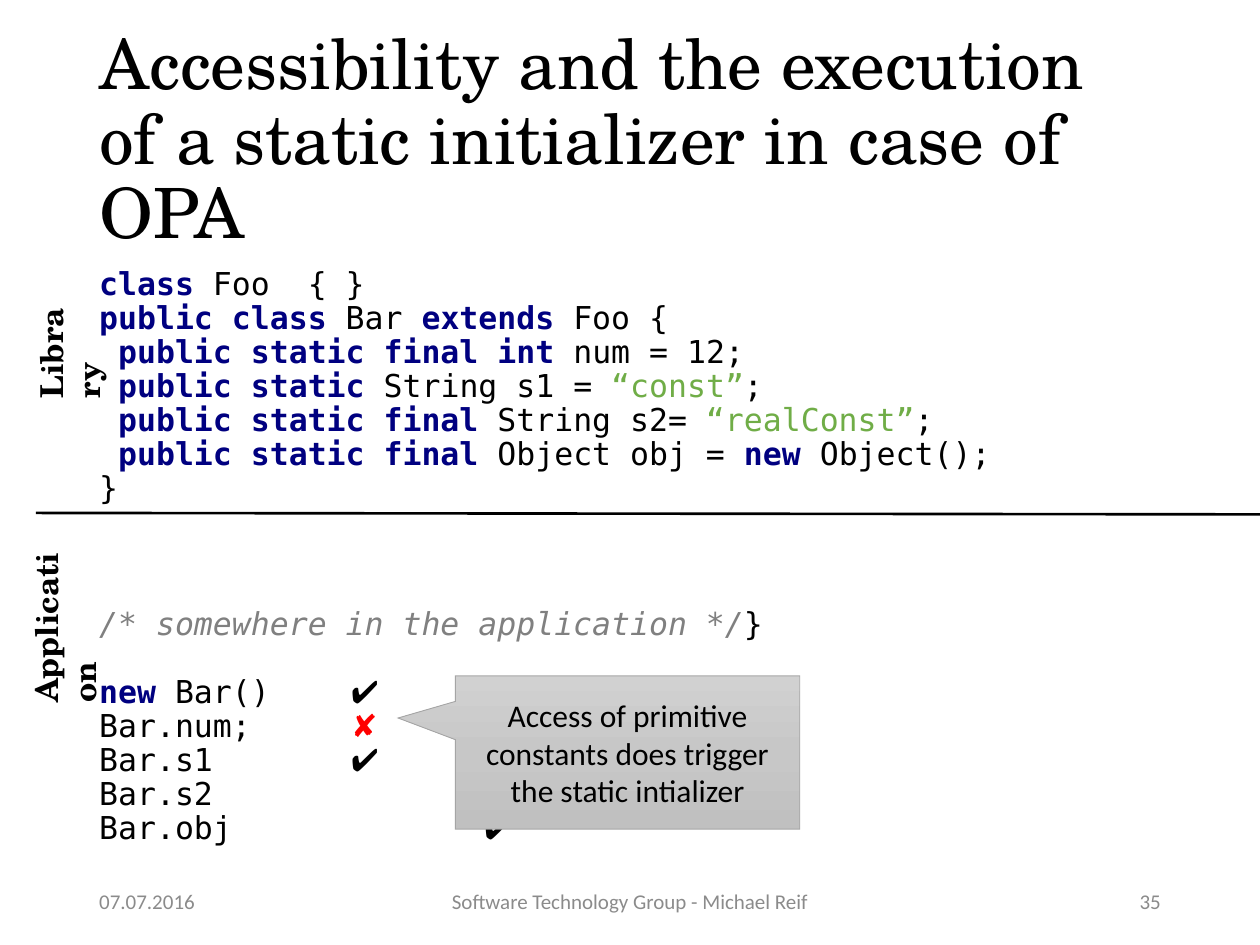
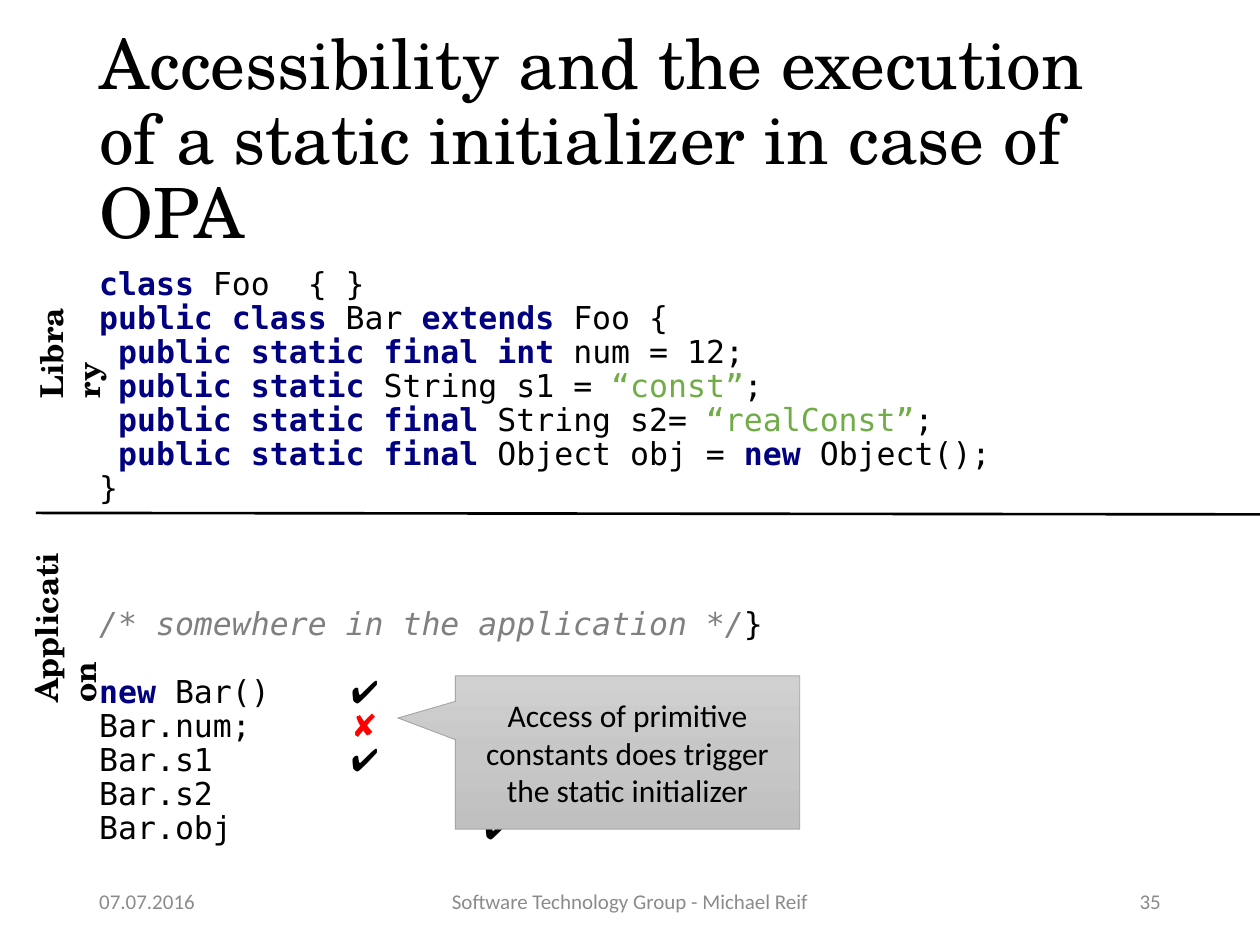
Before and after one commit to stg-tud/apsa, a slide deck: slide 35 of 2016/lecture/APSA-13-LibCG.pptx. Drawn at 1260x945 pixels with LibreOffice and Linux fonts; fonts in the diff are those of the drawing. Boxes give left, top, right and bottom in pixels: in the first picture for what was removed or moved away, otherwise in the second. Text is boxed around its words. In the diff, an @@ line names an element or a change of style, - is before the commit and + after.

```diff
--- a/2016/lecture/APSA-13-LibCG.pptx
+++ b/2016/lecture/APSA-13-LibCG.pptx
@@ text in speech box at (486, 705, 769, 803): text changed @@
-Access of primitive constants does trigger the static intializer
+Access of primitive constants does trigger the static initializer
```
Also in this commit, not shown: 5 other slides changed, 1 other file.
